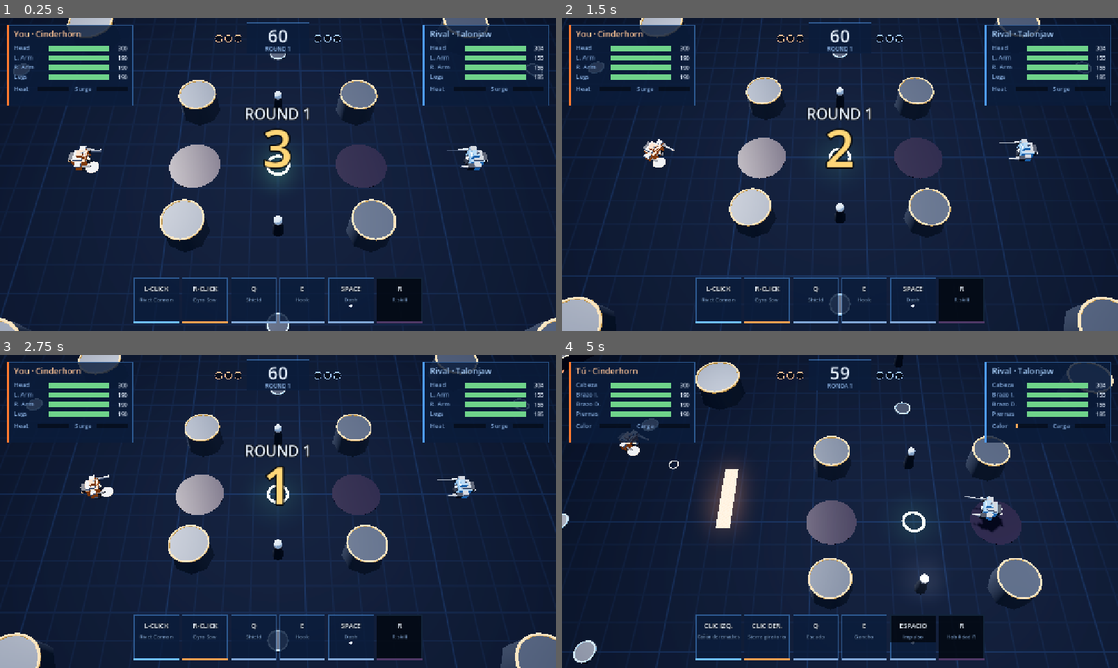
Above: before the commit, frames 1-4 (two rows, left to right).
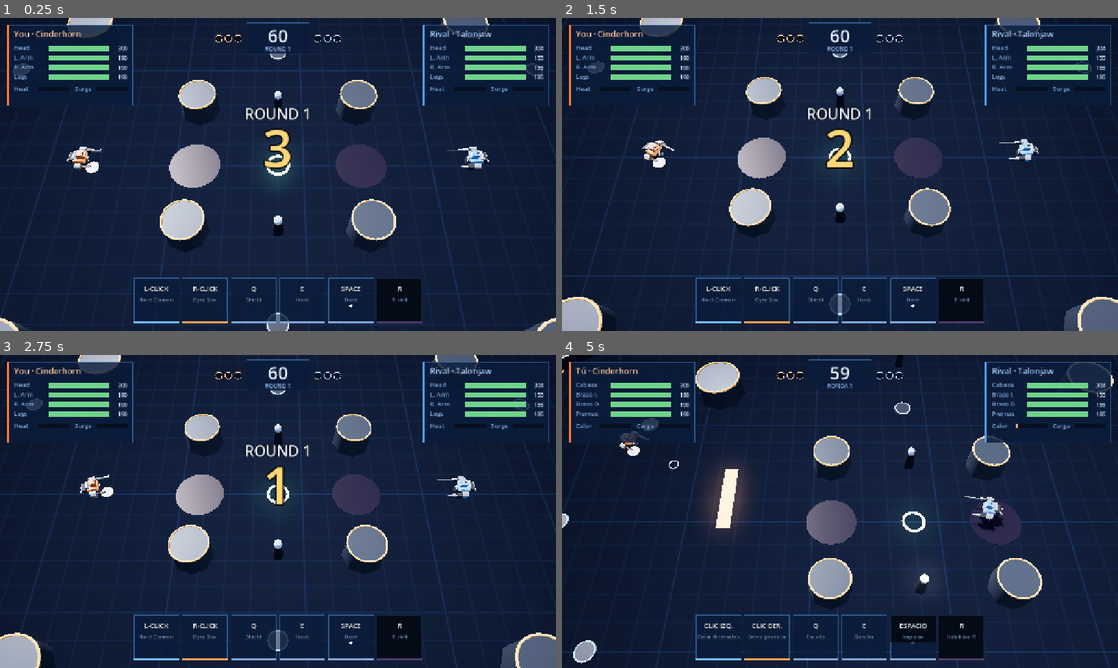
Above: after the commit, the same moments.

Repository: Vegm92/mech-duel
Game: Godot game, scene res://main.tscn
Same seed, same stepped clock (60 frames per second), same inputs: the game is played once before the commit and once after it.
Inputs (mouse positions are in pixels of both pictures, inside the frame that each line leads up to):
- Up to frame 1 (0.25 s): no input
- Up to frame 2 (1.5 s): tap Enter at 0.5 s; move the mouse to (962, 158) at 0.52 s; hold D 0.53-1.28 s; tap Q at 0.6 s; click (962, 158) at 0.67 s; tap Space at 0.77 s; move the mouse to (728, 190) at 1.27 s; hold S from 1.28 s (still down); tap E at 1.35 s
- Up to frame 3 (2.75 s): tap Space at 1.52 s; move the mouse to (333, 442) at 2.02 s; release S at 2.03 s; hold D from 2.03 s (still down); tap R at 2.1 s
- Up to frame 4 (5 s): tap Space at 2.75, 3.02, 3.77, 4.52 s; move the mouse to (812, 574) at 2.77 s; release D at 2.78 s; hold W 2.78-3.53 s; tap Enter at 2.85 s; click (812, 574) at 2.92 s; move the mouse to (1006, 558) at 3.52 s; hold A from 3.53 s (still down); tap Keypad Enter at 3.6 s; move the mouse to (673, 464) at 4.27 s; tap L at 4.35 s

The runs differ from the first frame. In frame 1, 0.2% of the frame differs, in the area x 12-88%, y 40-49%; in frame 2, 0.2%; in frame 3, 0.2%; in frame 4, 0.2%.

Commit message:
feat(godot): mechs use the Blender chassis
mech.gd builds the hips, torso and shoulder pods from chassis.glb instead
of primitive boxes. add_part loads the glb once, caches its meshes and
swaps each surface's material by name for the mech's own, so team colors,
the hit flash, buff glows, the heat gem, booster glow and the K.O. darken
work as before. Head, legs and weapons are unchanged.

Design: COMBAT_DESIGN.md (no rule changes)

Co-Authored-By: Claude Opus 5.5 <noreply@anthropic.com>

Diff:
--- a/godot/src/mech.gd
+++ b/godot/src/mech.gd
@@ -11,6 +11,7 @@
 static var DARK := Color8(44, 48, 58)
 static var _mats := {}
 static var _meshes := {}
+static var _chassis := {}
 
 const TO_X := Vector3(0, 0, -PI / 2)
 const TO_Z := Vector3(PI / 2, 0, 0)
@@ -116,6 +117,20 @@
 	mi.rotation = rot
 	if m is StandardMaterial3D and (m.emission_enabled or m.transparency != BaseMaterial3D.TRANSPARENCY_DISABLED):
 		mi.cast_shadow = GeometryInstance3D.SHADOW_CASTING_SETTING_OFF
+	parent.add_child(mi)
+	return mi
+
+
+static func add_part(parent: Node3D, part: String, mats: Dictionary) -> MeshInstance3D:
+	if _chassis.is_empty():
+		var s: Node = load("res://assets/models/chassis.glb").instantiate()
+		for c in s.get_children():
+			_chassis[String(c.name)] = c.mesh
+		s.free()
+	var mi := MeshInstance3D.new()
+	mi.mesh = _chassis[part]
+	for i in mi.mesh.get_surface_count():
+		mi.set_surface_override_material(i, mats[mi.mesh.surface_get_material(i).resource_name])
 	parent.add_child(mi)
 	return mi
 
@@ -234,27 +249,21 @@
 	var trim := mat(STEEL, 0.0, 0.55, 0.5)
 	var joint := mat(DARK, 0.0, 0.4, 0.6)
 	var eye := glow(EYES[t], 5.0)
+	var parts := {"body": body_mat, "trim": trim, "joint": joint, "gem": gem_mat, "boost": boost_mat}
 	hips = Node3D.new()
 	add_child(hips)
 	torso = Node3D.new()
 	add_child(torso)
 	build_legs(lo.legs, joint, trim)
-	add(hips, box(Vector3(0.5, 0.3, 0.55)), joint, Vector3(0, 0.72, 0))
-	add(torso, box(Vector3(1.0, 0.62, 1.05)), body_mat, Vector3(0, 1.08, 0))
-	add(torso, box(Vector3(0.72, 0.18, 0.86)), trim, Vector3(-0.05, 1.46, 0))
-	add(torso, box(Vector3(0.12, 0.3, 0.6)), joint, Vector3(0.5, 1.02, 0))
-	add(torso, ball(0.12), gem_mat, Vector3(0.56, 1.08, 0))
+	add_part(hips, "Hips", parts)
+	add_part(torso, "Torso", parts)
 	build_head(lo.head, eye, trim)
-	add(torso, box(Vector3(0.32, 0.5, 0.7)), joint, Vector3(-0.62, 1.12, 0))
-	for s in [-0.2, 0.2]:
-		add(torso, cyl(0.1, 0.14, 0.22, 10), boost_mat, Vector3(-0.84, 1.0, s), Vector3(0, 0, PI / 2))
 	for hand in Sim.HANDS:
 		var side := -1.0 if hand == "left" else 1.0
 		var p := Node3D.new()
 		p.position = Vector3(0.05, 1.12, side * 0.74)
 		torso.add_child(p)
-		add(p, box(Vector3(0.44, 0.44, 0.36)), body_mat)
-		add(p, box(Vector3(0.46, 0.12, 0.38)), trim, Vector3(0, 0.2, 0))
+		add_part(p, "Shoulder_L" if hand == "left" else "Shoulder_R", parts)
 		var w := weapon_node(lo[hand], t)
 		w.position = Vector3(0.28, -0.08, 0)
 		p.add_child(w)
Not shown, changed: CLAUDE.md
